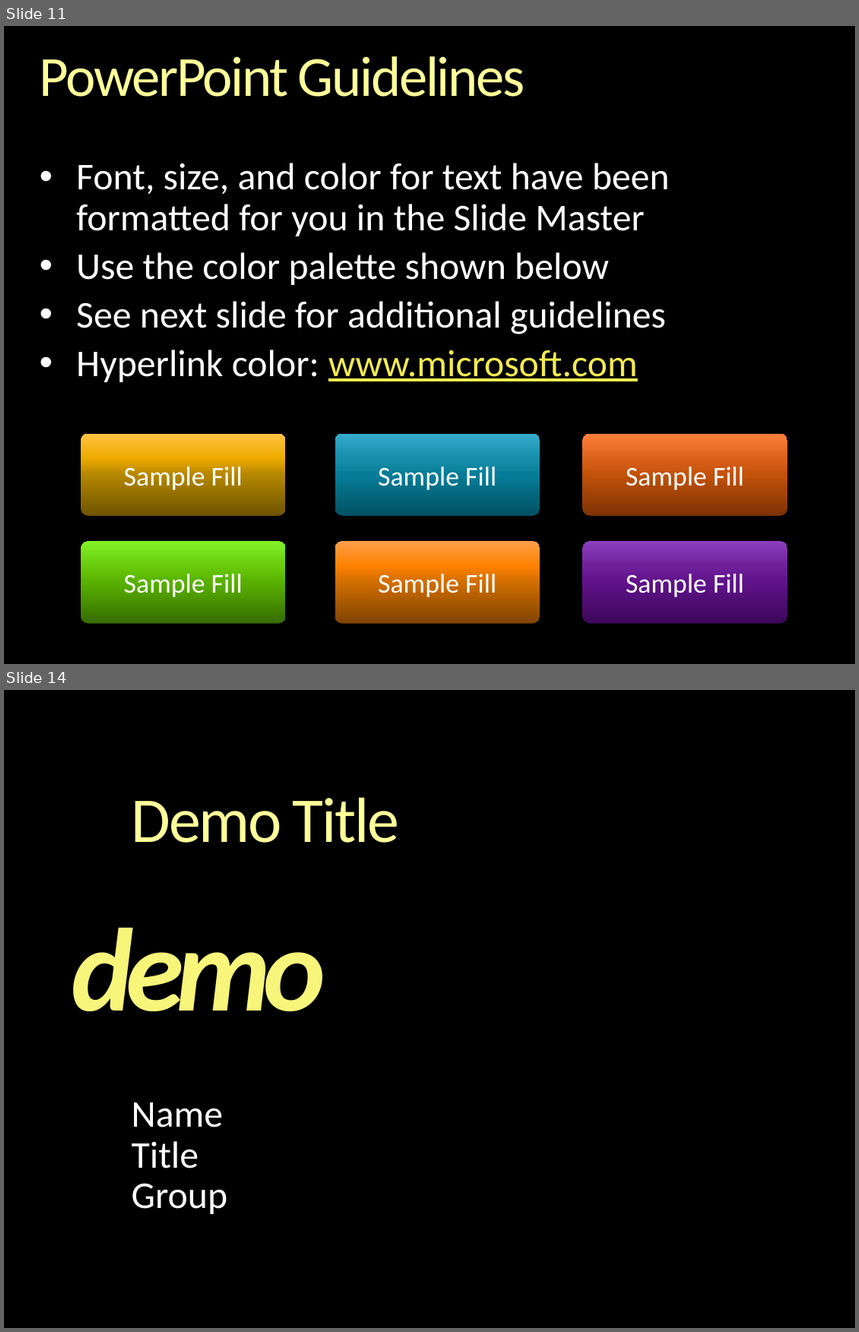
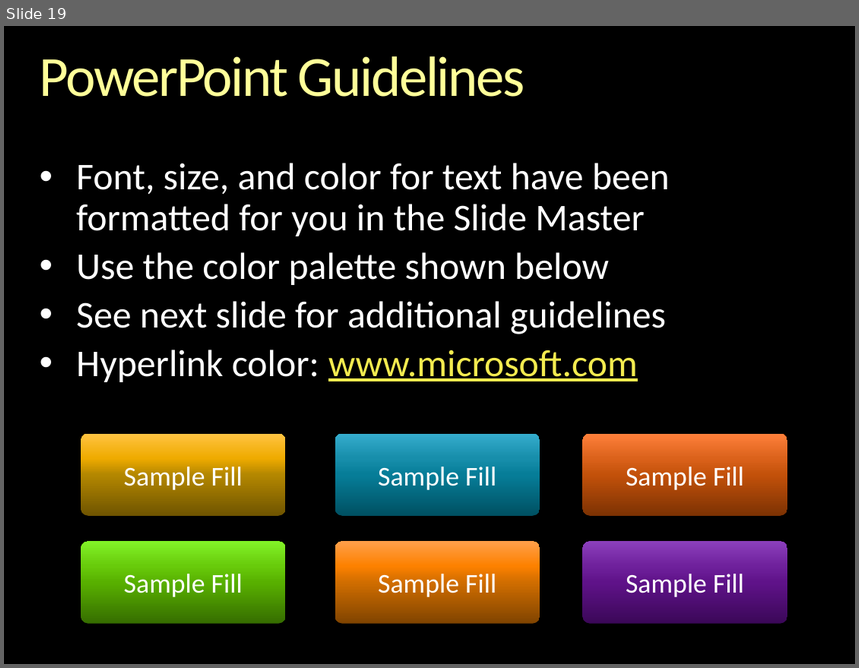
Before and after one commit to gcallah/indras_net, a slide deck: docs/GenericProgrammingAndABM.pptx. Shown one above the other, each under a label of ours: slides 11 and 14 before the commit, slide 19 after it; the slides between them are not shown. The pictures are 859x1332 and 859x668 pixels, drawn with LibreOffice and Linux fonts; fonts in the diff are those of the drawing; background and template pictures are left out. Boxes give left, top, right and bottom in pixels: in the first picture for what was removed or moved away, otherwise in the second. Text is boxed around its words. In the diff, an @@ line names an element or a change of style, - is before the commit and + after.

```diff
--- a/docs/GenericProgrammingAndABM.pptx
+++ b/docs/GenericProgrammingAndABM.pptx
@@ slide 14 removed at box(4, 690, 855, 1328), background picture (left out) @@
@@ title removed at box(132, 797, 399, 843) @@
-Demo Title
@@ text removed at box(71, 928, 325, 1011) @@
-demo
@@ subtitle removed at box(132, 1103, 227, 1214) @@
-Name
-Title
-Group
@@ what was slide 11 is now slide 19 @@
```
Also in this commit, not shown: 3 slides changed, 10 slides added, 4 other slides removed.
